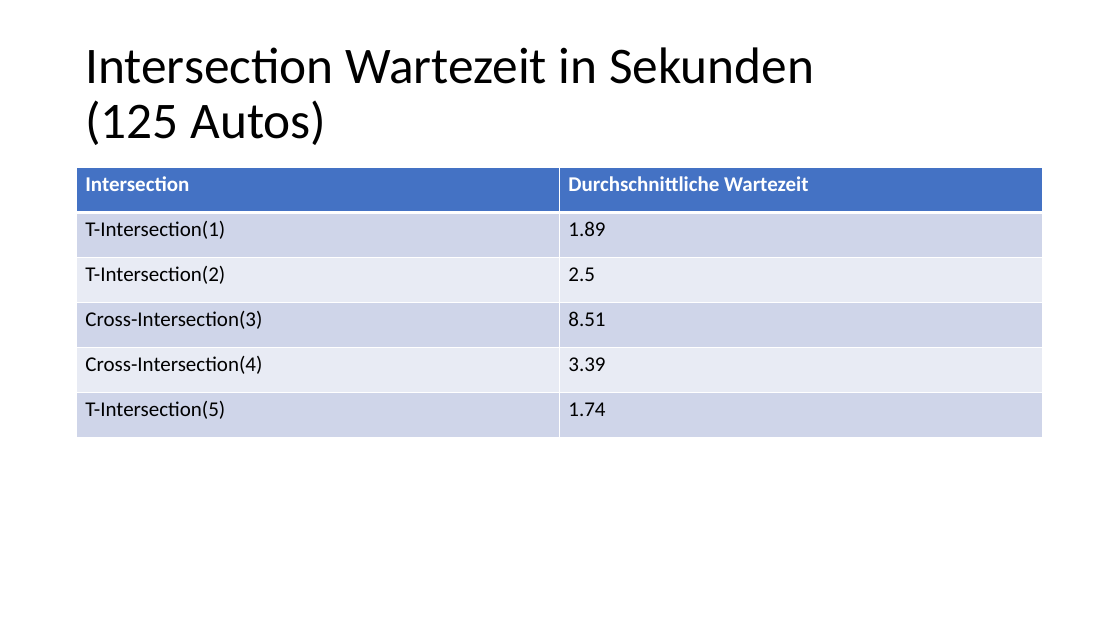
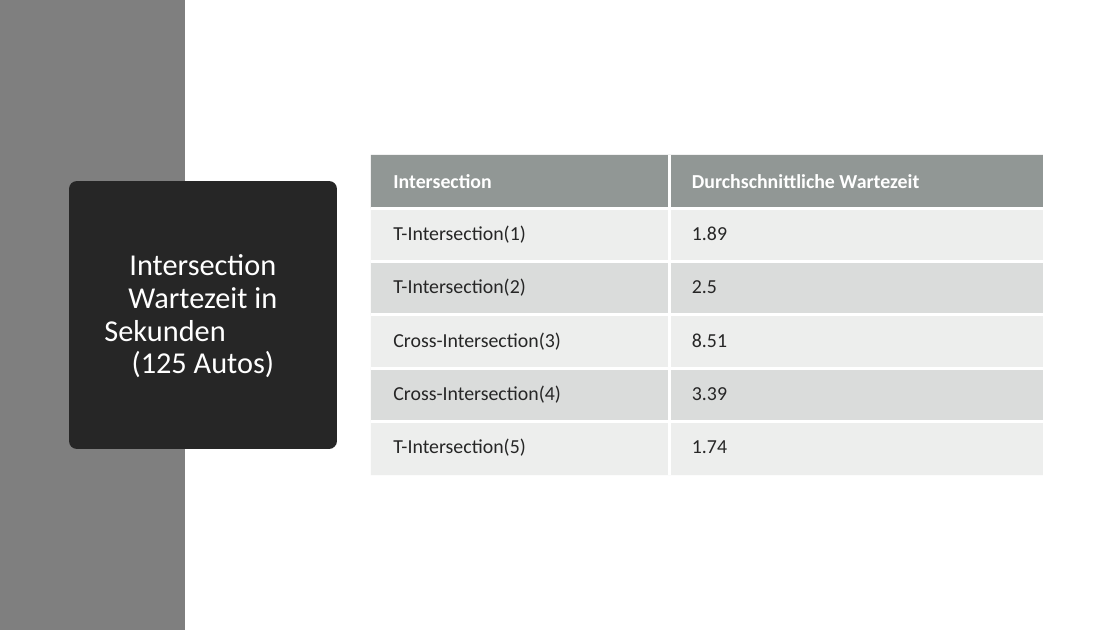
Before and after one commit to code-drey/car_simulation, a slide deck: slide 20 of Presentation/Traffic-flow-modeling-and-analysis.pptx. Drawn at 1120x630 pixels with LibreOffice and Linux fonts; fonts in the diff are those of the drawing. Boxes give left, top, right and bottom in pixels: in the first picture for what was removed or moved away, otherwise in the second. Text is boxed around its words. In the diff, an @@ line names an element or a change of style, - is before the commit and + after.

Commit message:
some design changes on presentation

```diff
--- a/Presentation/Traffic-flow-modeling-and-analysis.pptx
+++ b/Presentation/Traffic-flow-modeling-and-analysis.pptx
@@ rectangle added at bbox=[0, 0, 185, 630], fill #7F7F7F @@
@@ table at bbox=[371, 155, 1044, 475] @@
@@ fill #4472C4 to #636B68 at 70% opacity in row 1 @@
@@ fill #CFD5EA to #878E8B at 15% opacity in 6 cells @@
@@ fill #E9EBF5 to #878E8B at 30% opacity in 4 cells @@
@@ size 18 to 17 pt @@
@@ text colour #000000 to #262626 in "T-Intersection(1)", "1.89", "T-Intersection(2)", "2.5" and 6 more places @@
@@ borders changed @@
@@ table: place and size @@
-table at bbox=[77, 168, 1044, 438]
+table at bbox=[371, 155, 1044, 475]
@@ title "Intersection Wartezeit in Sekunden (125 ...": place and size @@
-title "Intersection Wartezeit in Sekunden (125 ..." at bbox=[85, 47, 814, 145]
+title "Intersection Wartezeit in Sekunden (125 ..." at bbox=[77, 189, 329, 441]
@@ title "Intersection Wartezeit in Sekunden (125 ..." at bbox=[77, 189, 329, 441]: size 44 to 26 pt, text colour #000000 to #FFFFFF; alignment left to centre; fill none to #262626; outline none to #262626 13.75 pt @@
```
Also in this commit, not shown: 6 other slides changed, 1 slide added, 1 slide removed.
